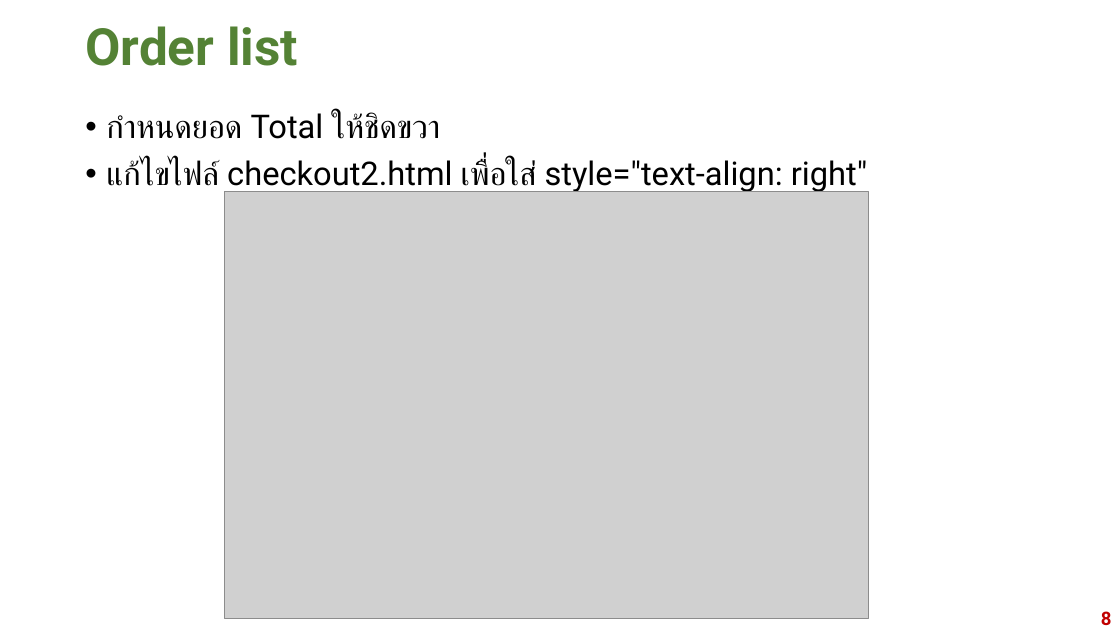
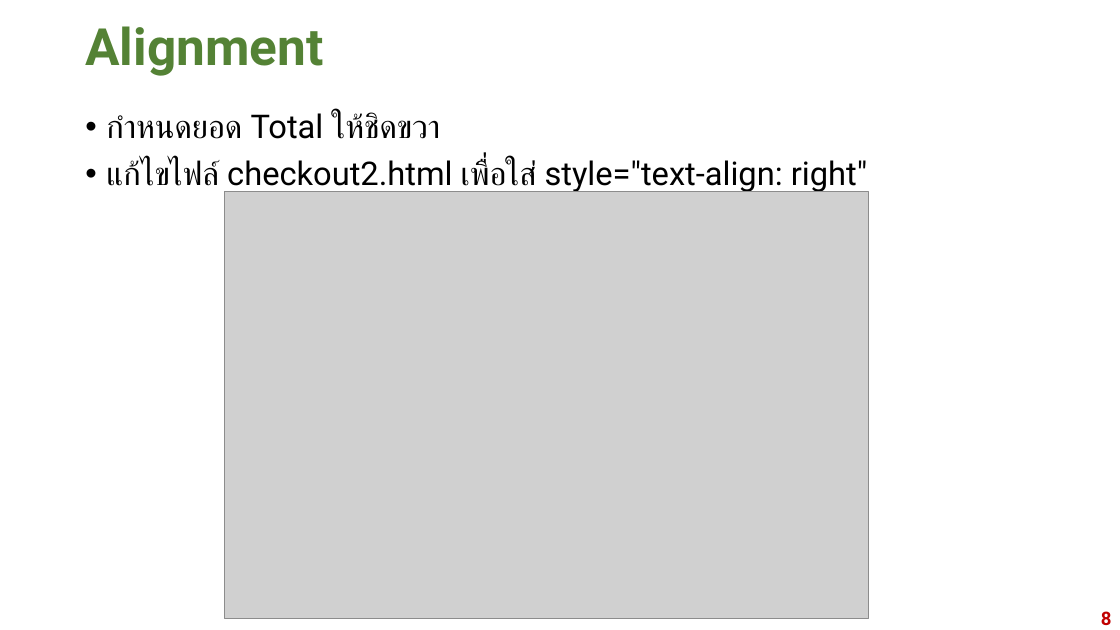
Before and after one commit to ratchakoonprn/Django50Hours, a slide deck: slide 8 of PPT/EP14-2020-09-02.pptx. Drawn at 1120x630 pixels with LibreOffice and Linux fonts; fonts in the diff are those of the drawing; grey boxes stand for pictures. Boxes give left, top, right and bottom in pixels: in the first picture for what was removed or moved away, otherwise in the second. Text is boxed around its words. In the diff, an @@ line names an element or a change of style, - is before the commit and + after.

```diff
--- a/PPT/EP14-2020-09-02.pptx
+++ b/PPT/EP14-2020-09-02.pptx
@@ title at (85,26,323,76): text changed @@
-Order list
+Alignment
```
Also in this commit, not shown: 2 other slides changed, 8 slides added, 5 other files.
